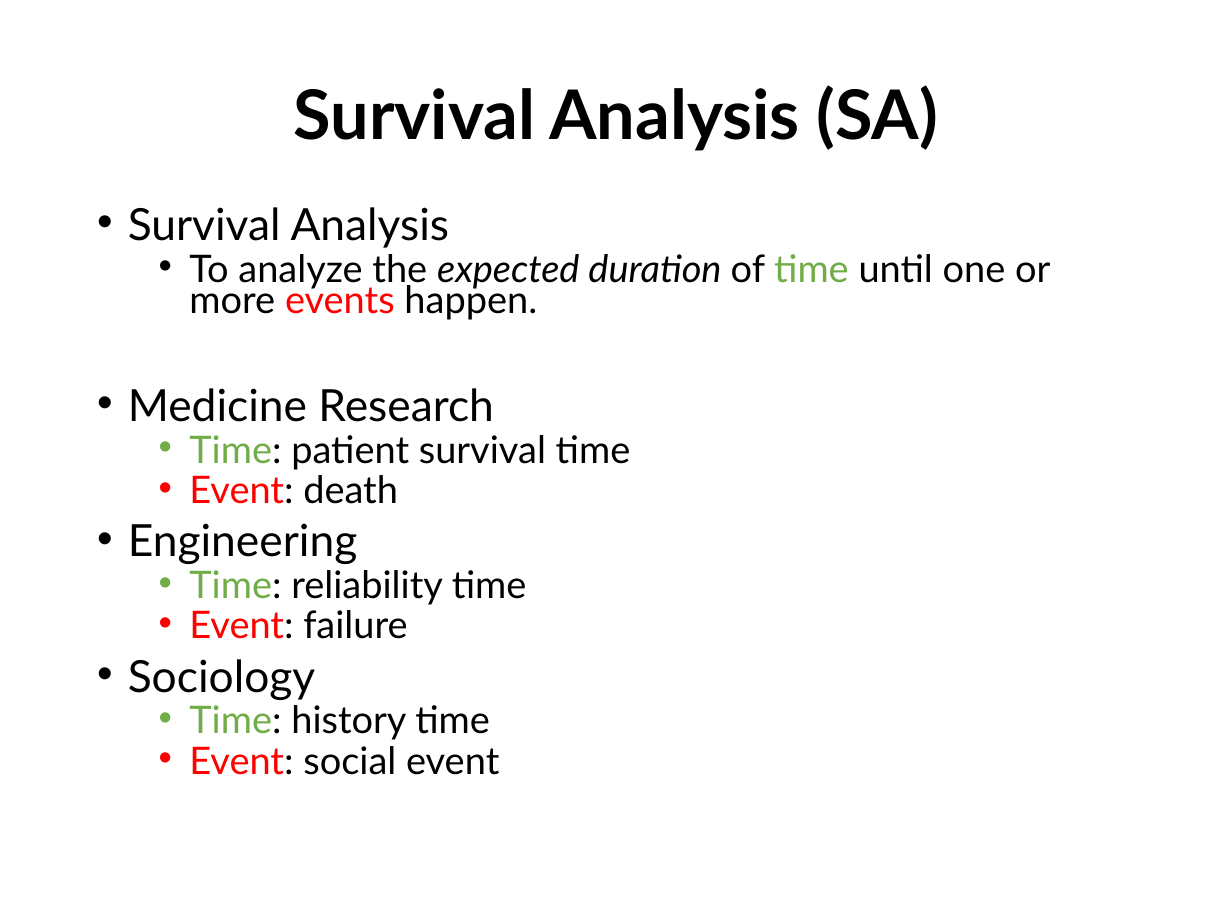
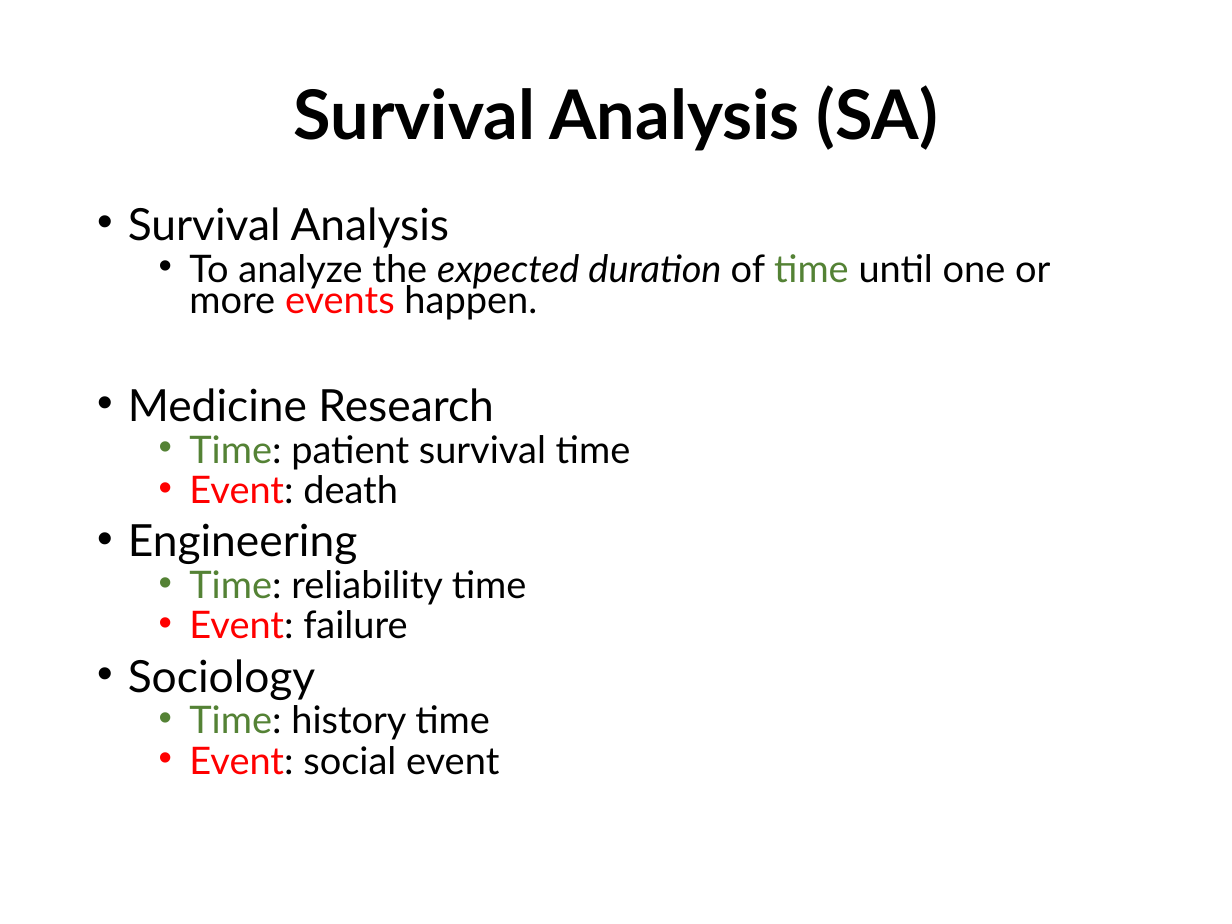
Before and after one commit to rk2900/DRSA, a slide deck: slide 4 of deep-recurrent-survival-analysis.pptx. Drawn at 1232x924 pixels with LibreOffice and Linux fonts; fonts in the diff are those of the drawing; background and template pictures are left out. Boxes give left, top, right and bottom in pixels: in the first picture for what was removed or moved away, otherwise in the second. Text is boxed around its words. In the diff, an @@ line names an element or a change of style, - is before the commit and + after.

```diff
--- a/deep-recurrent-survival-analysis.pptx
+++ b/deep-recurrent-survival-analysis.pptx
@@ text at [189,254,1050,740]: text colour #70AD47 to #548235 in "time", "Time:", "Time:", "Time:" @@
```
Also in this commit, not shown: 9 other slides changed, 6 slides added, 3 slides removed.
